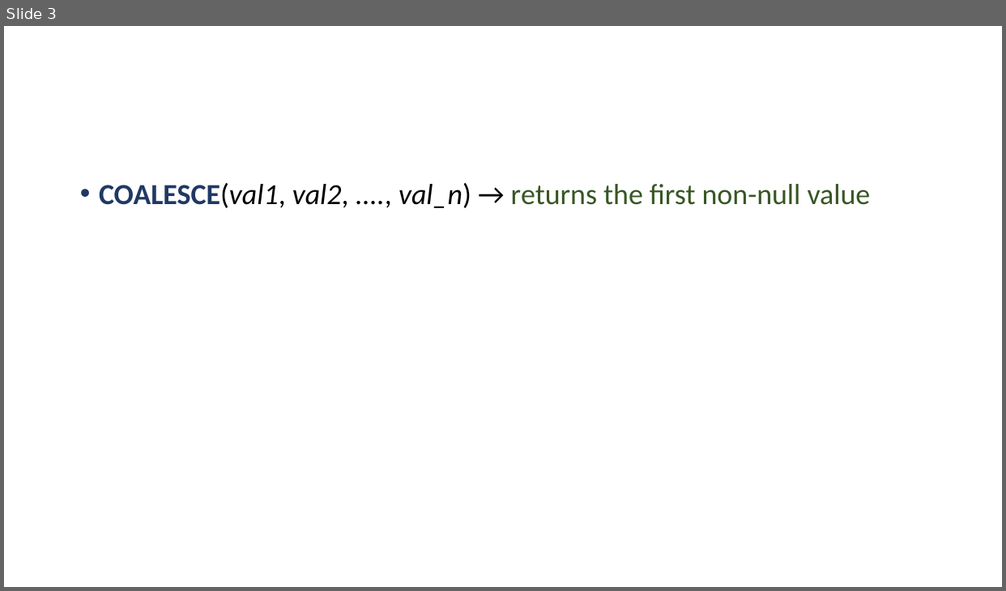
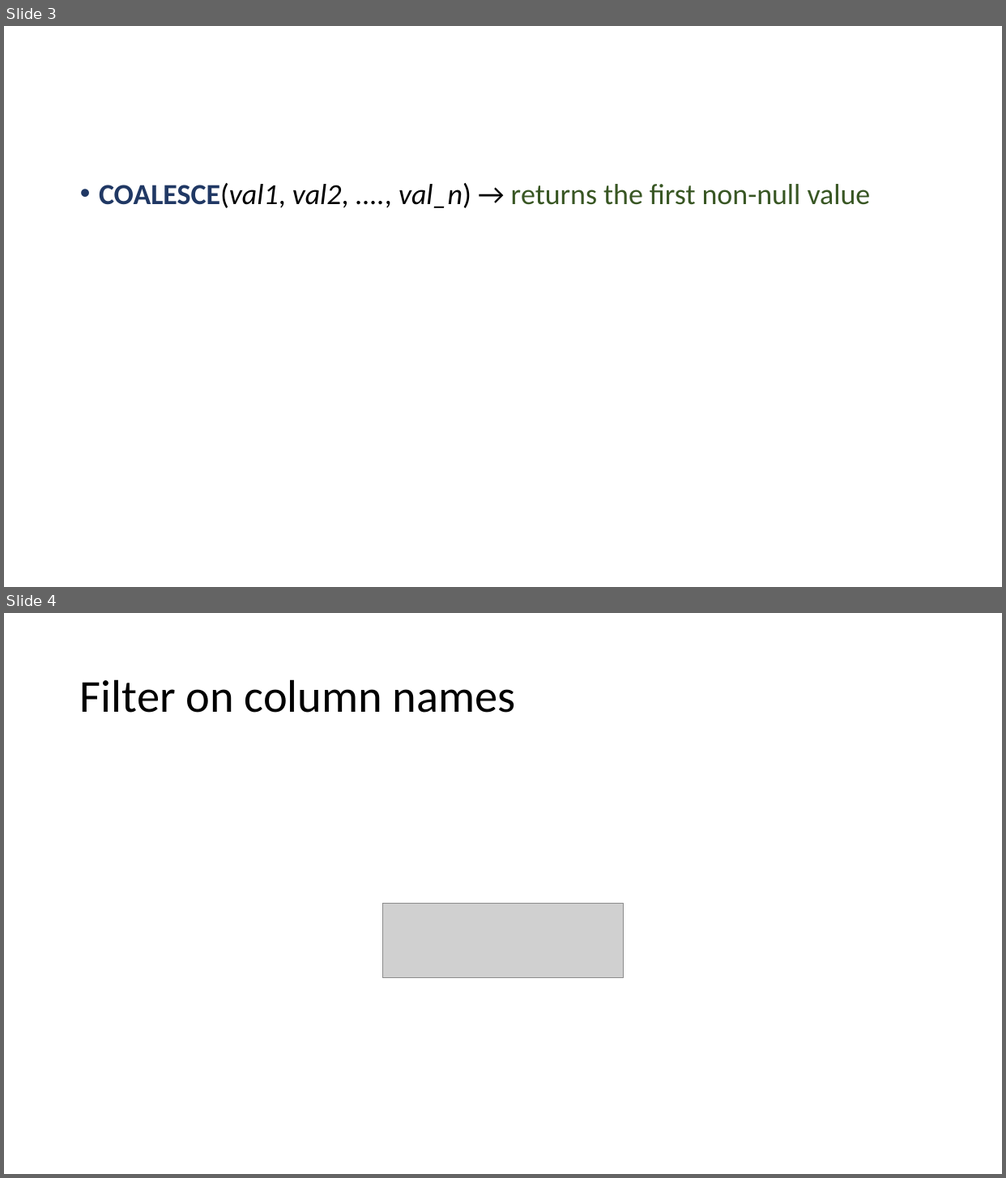
Before and after one commit to rgb250/Tool_Box, a slide deck: SQL_NoSQL/SQL_tips.pptx. Shown one above the other, each under a label of ours: slide 3 before the commit, slides 3 and 4 after it. The pictures are 1006x591 and 1006x1178 pixels, drawn with LibreOffice and Linux fonts; fonts in the diff are those of the drawing; grey boxes stand for pictures. Boxes give left, top, right and bottom in pixels: in the first picture for what was removed or moved away, otherwise in the second. Text is boxed around its words. In the diff, an @@ line names an element or a change of style, - is before the commit and + after.

```diff
--- a/SQL_NoSQL/SQL_tips.pptx
+++ b/SQL_NoSQL/SQL_tips.pptx
@@ slide 4 added at <box>4,613,1002,1174</box>, background #FFFFFF @@
@@ title added at <box>80,679,516,713</box>, 44 pt, text #000000 @@
+Filter on column names
@@ picture added at <box>383,904,623,978</box> @@
```
Also in this commit, not shown: 5 other files.
